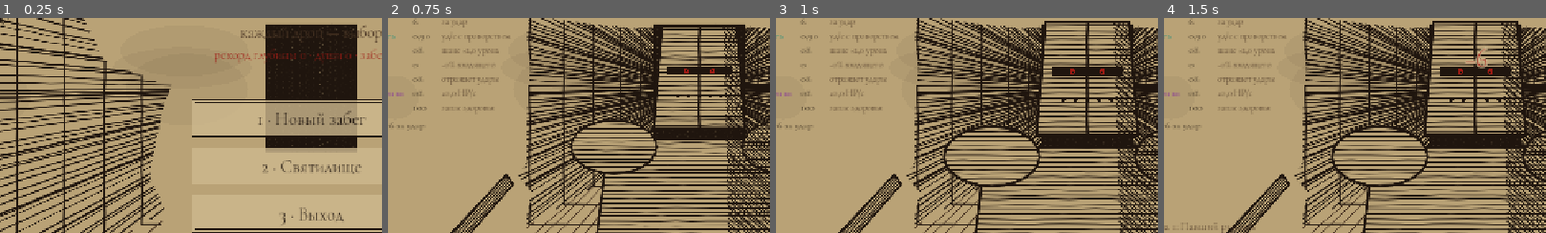
Above: before the commit, frames 1-4 (left to right).
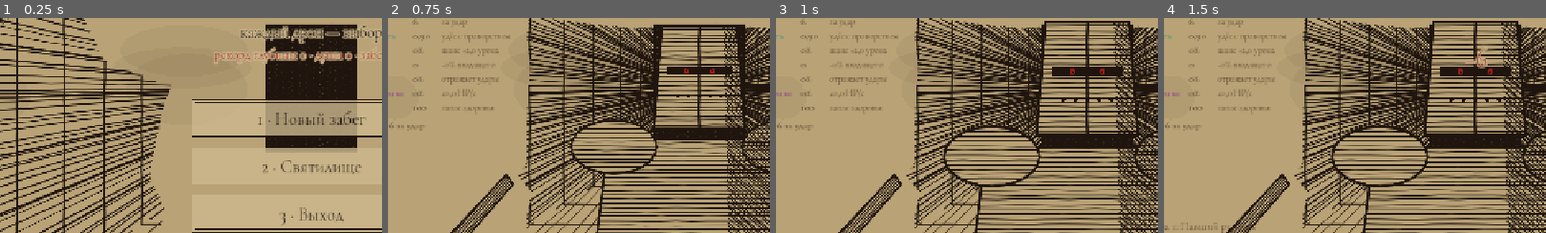
Above: after the commit, the same moments.

Repository: kostanhikk-hue/swipe
Game: Godot game, scene res://scenes/ui/menu.tscn
Same seed, same stepped clock (60 frames per second), same inputs: the game is played once before the commit and once after it.
Inputs (mouse positions are % of the whole screen's width and height, from its top left):
- Up to frame 1 (0.25 s): no input
- Up to frame 2 (0.75 s): tap Enter at 0.5 s; move the mouse to (72, 45) at 0.52 s; hold Right (swipe_right) from 0.53 s (still down); tap E at 0.6 s; click (72, 45) at 0.67 s
- Up to frame 3 (1 s): keep holding Right (swipe_right); tap Space at 0.77 s
- Up to frame 4 (1.5 s): release Right (swipe_right) at 1.25 s; tap Space at 1.25 s; drag from (30, 55) to (45, 70) at 1.27 s
The pictures show only the part of the screen within x 9-59%, y 23-73%; the shares and areas given below are measured in that part.

The runs differ from the first frame. In frame 1, 2.1% of the frame differs, in the area x 56-98%, y 3-22%; in frame 2, nothing differs; in frame 3, nothing differs; in frame 4, nothing differs.

Commit message:
menu: readable subtitle

Diff:
--- a/game/ui/menu.gd
+++ b/game/ui/menu.gd
@@ -56,9 +56,15 @@
 	var bold := Fonts.bold()
 	var reg := Fonts.regular()
 	o.draw_string(bold, Vector2(300, 150), "РЕЛИКВАРИЙ", HORIZONTAL_ALIGNMENT_CENTER, 680, 92, E.INK)
-	o.draw_string(reg, Vector2(300, 196), "каждый дроп — выбор", HORIZONTAL_ALIGNMENT_CENTER, 680, 26, E.INK_FADED)
-	o.draw_string(bold, Vector2(300, 232), "рекорд глубины %d · души %d · забегов %d" % [int(save["best_depth"]), int(save["souls"]), int(save["runs"])],
-		HORIZONTAL_ALIGNMENT_CENTER, 680, 22, E.CINNABAR)
+	var sub := "рекорд глубины %d · души %d · забегов %d" % [int(save["best_depth"]), int(save["souls"]), int(save["runs"])]
+	for pass_i in 2:   # paper outline first, then ink (the doorway is dark behind)
+		var outl := pass_i == 0
+		if outl:
+			o.draw_string_outline(reg, Vector2(300, 196), "каждый дроп — выбор", HORIZONTAL_ALIGNMENT_CENTER, 680, 26, 8, E.PAPER_LIGHT)
+			o.draw_string_outline(bold, Vector2(300, 232), sub, HORIZONTAL_ALIGNMENT_CENTER, 680, 22, 8, E.PAPER_LIGHT)
+		else:
+			o.draw_string(reg, Vector2(300, 196), "каждый дроп — выбор", HORIZONTAL_ALIGNMENT_CENTER, 680, 26, E.INK)
+			o.draw_string(bold, Vector2(300, 232), sub, HORIZONTAL_ALIGNMENT_CENTER, 680, 22, E.CINNABAR)
 	for i in buttons.size():
 		var b: Dictionary = buttons[i]
 		var r: Rect2 = b["rect"]
